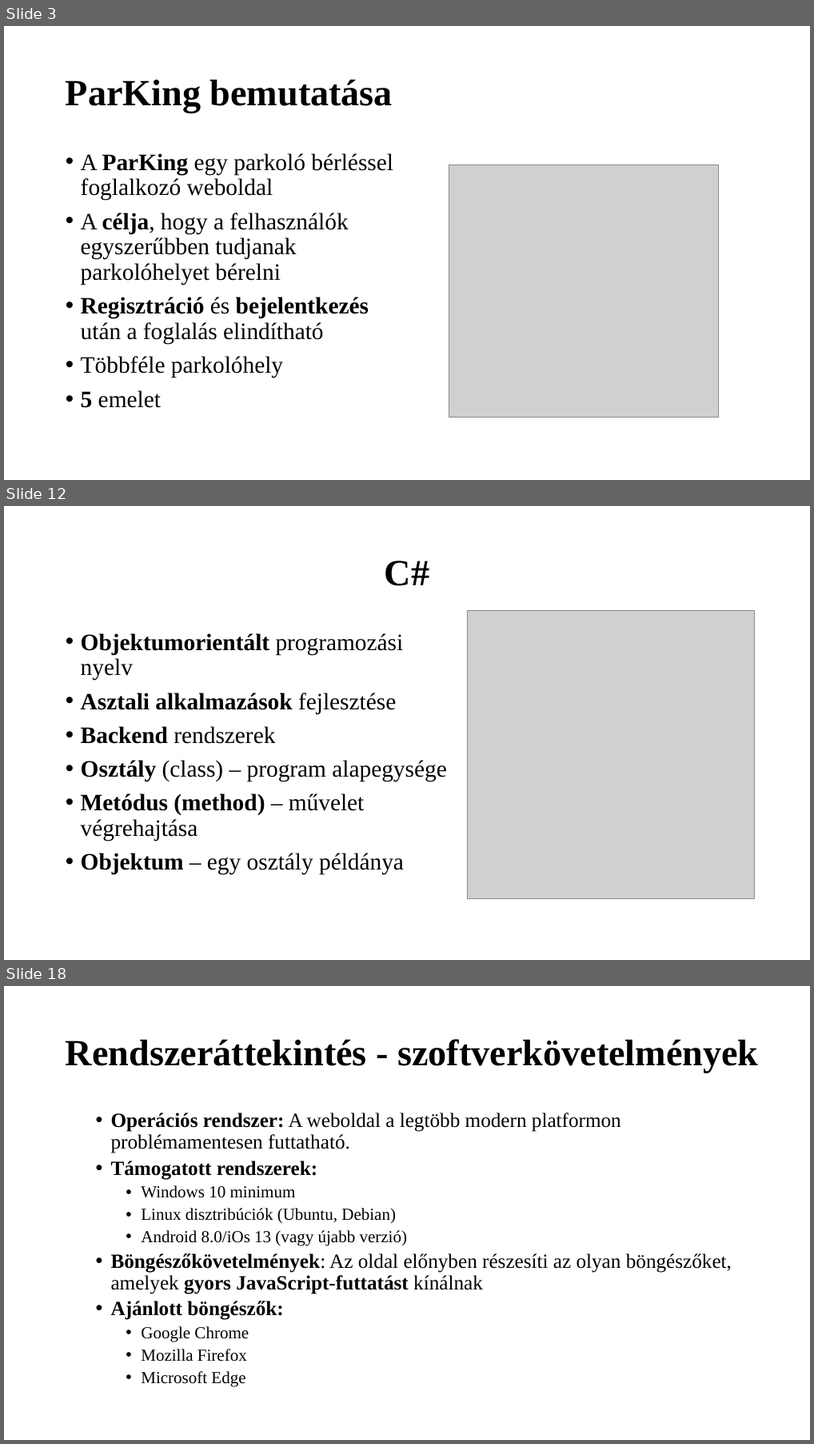
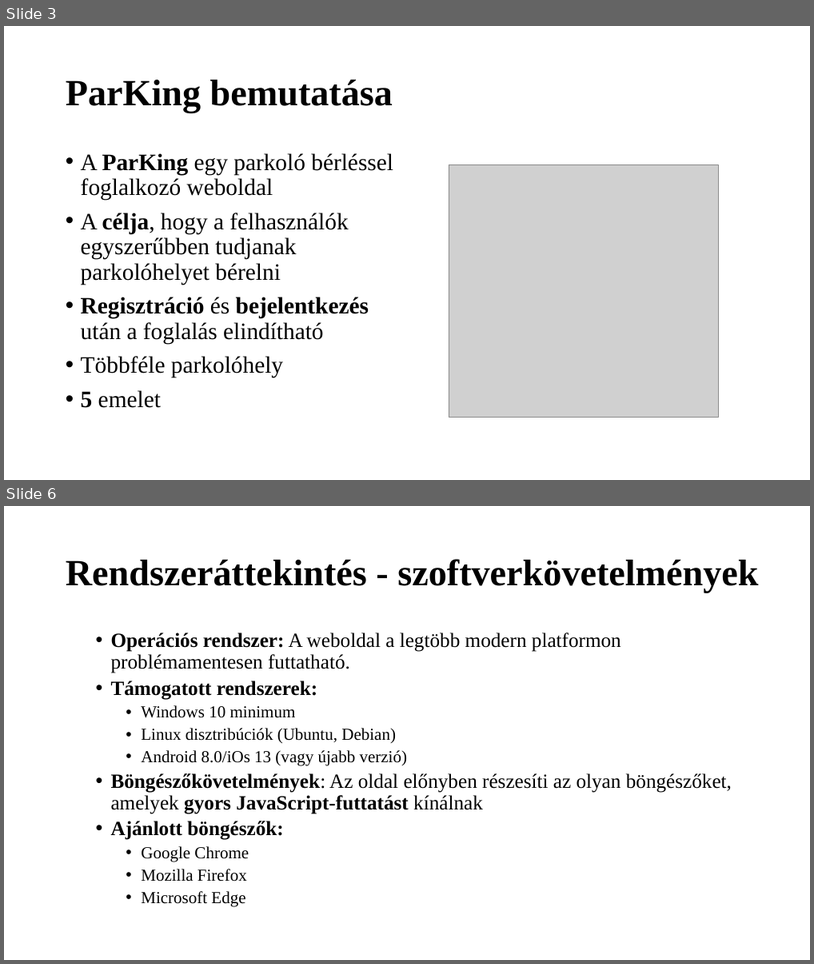
Before and after one commit to K0RN3L07/ParKing, a slide deck: Dokumentáció/ParKing-prezentacio.pptx. Shown one above the other, each under a label of ours: slides 3, 12 and 18 before the commit, slides 3 and 6 after it; the slides between them are not shown. The pictures are 814x1444 and 814x964 pixels, drawn with LibreOffice and Linux fonts; fonts in the diff are those of the drawing; grey boxes stand for pictures. Boxes give left, top, right and bottom in pixels: in the first picture for what was removed or moved away, otherwise in the second. Text is boxed around its words. In the diff, an @@ line names an element or a change of style, - is before the commit and + after.

```diff
--- a/Dokumentáció/ParKing-prezentacio.pptx
+++ b/Dokumentáció/ParKing-prezentacio.pptx
@@ slide 12 removed at box(4, 506, 810, 960), background #FFFFFF @@
@@ title removed at box(385, 560, 430, 586) @@
-C#
@@ picture removed at box(467, 610, 755, 898) @@
@@ text removed at box(81, 633, 446, 875) @@
-• Objektumorientált programozási nyelv
-• Asztali alkalmazások fejlesztése
-• Backend rendszerek
-• Osztály (class) – program alapegysége
-• Metódus (method) – művelet végrehajtása
-• Objektum – egy osztály példánya
@@ what was slide 18 is now slide 6 @@
```
Also in this commit, not shown: 3 slides changed, 11 other slides removed, 1 other file.
